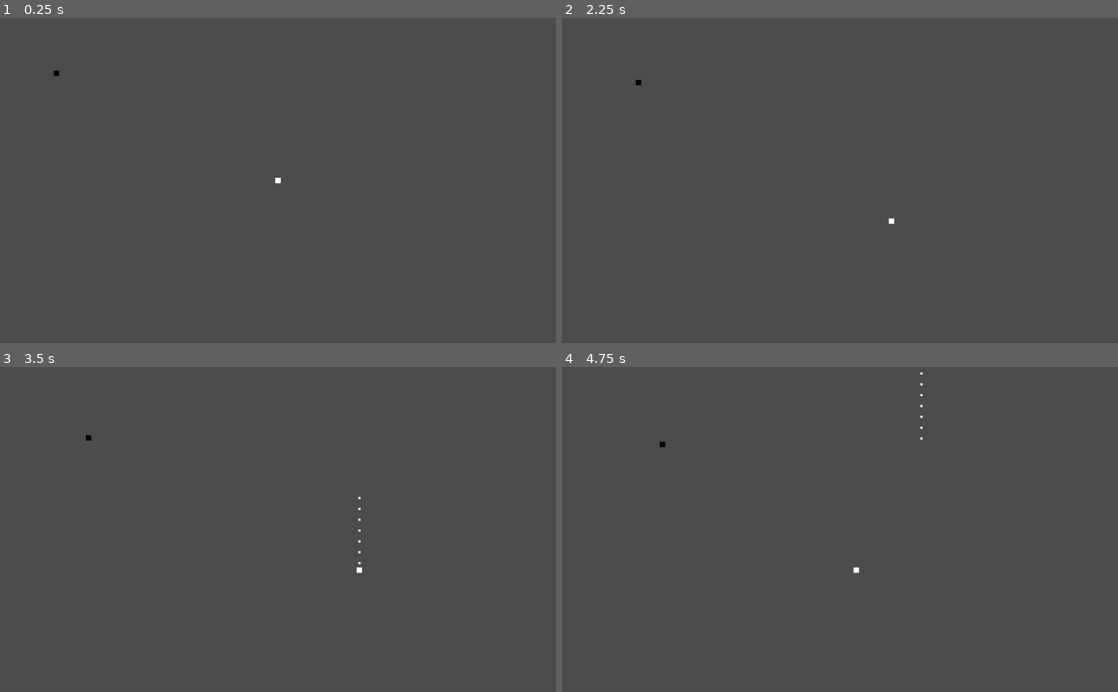
Above: before the commit, frames 1-4 (two rows, left to right).
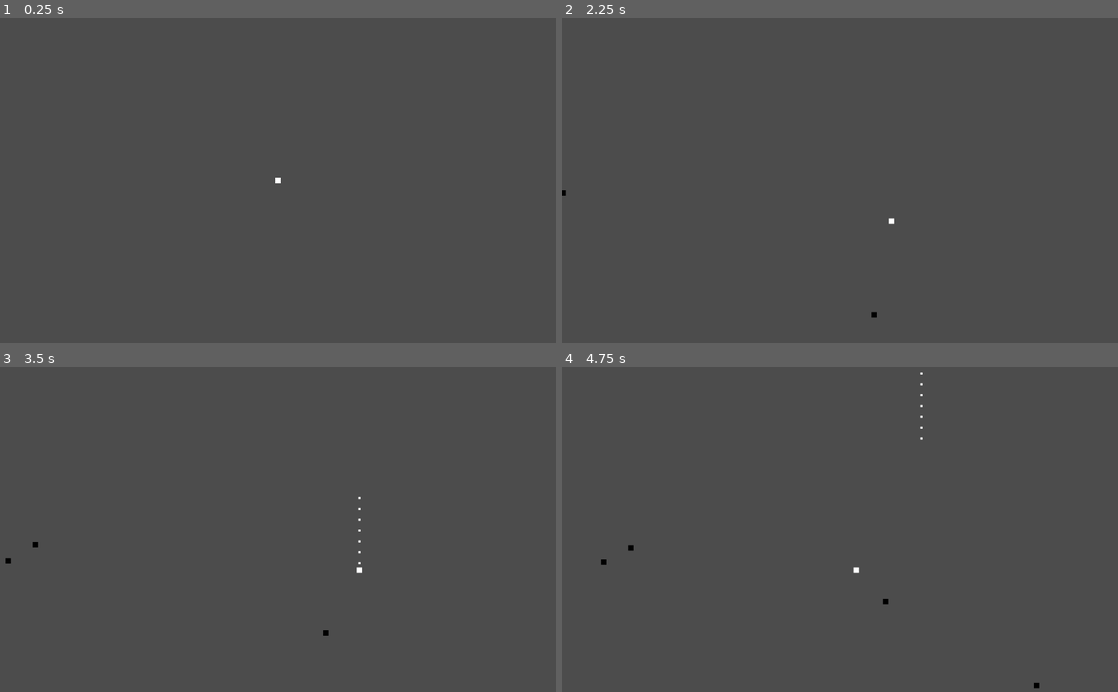
Above: after the commit, the same moments.

Repository: Blargansmarf/ClicheCowboy
Game: Godot game, scene res://scenes/level.tscn
Two runs of this game, one before a commit and one after it. Both use one fixed random seed, a clock stepped at 60 frames per second and the inputs below.
Inputs:
- Up to frame 1 (0.25 s): no input
- Up to frame 2 (2.25 s): tap Enter at 0.5 s; hold D (right) 0.53-1.28 s; hold S (down) 1.28-2.03 s; hold D (right) from 2.03 s (still down)
- Up to frame 3 (3.5 s): release D (right) at 2.78 s; hold Up (shoot_up) from 2.78 s (still down)
- Up to frame 4 (4.75 s): release Up (shoot_up) at 3.53 s; hold A (left) from 3.53 s (still down)

The runs differ from the first frame. In frame 1, less than 0.1% of the frame differs, in the area x 9-11%, y 16-18%; in frame 2, less than 0.1%; in frame 3, less than 0.1%; in frame 4, less than 0.1%, in the area x 7-86%, y 22-99%.

Commit message:
random enemy creation working, now bullets and deaths don't work

Diff:
--- a/clichecowboy/scripts/bandito.gd
+++ b/clichecowboy/scripts/bandito.gd
@@ -17,9 +17,8 @@
 func setDir(dir):
 	velocity = dir
 
-func _physics_process(delta):
+func _physics_process(_delta):
 	if alive:
-		print(health)
 		if health <= 0:
 			alive = false
 			pass
--- a/clichecowboy/scripts/game_controller.gd
+++ b/clichecowboy/scripts/game_controller.gd
@@ -13,6 +13,10 @@
 #trash is stored as type, position
 var trash = []
 
+var frameCount = 0
+export (int) var spawnRate = 60
+var rng = RandomNumberGenerator.new()
+
 onready var screenSize = get_viewport_rect().size
 
 # Called when the node enters the scene tree for the first time.
@@ -21,15 +25,12 @@
 	player.position = screenSize / 2
 	add_child(player)
 
-	enemies.append(banditoScn.instance())
-	enemies[-1].initStats(20, 100)
-	enemies[-1].setDir(Vector2(1, 0))
-	enemies[-1].position = Vector2(100, 100)
-	add_child(enemies[-1])
+	rng.randomize()
 
 
 # Called every frame. 'delta' is the elapsed time since the previous frame.
 func _physics_process(delta):
+	frameCount+=1
 	if player.shoot:
 		player.shoot = false
 		bullets.append(bulletScn.instance())
@@ -50,13 +51,15 @@
 			if !b.alive:
 				trash.append(Thing.BULLET)
 				trash.append(bullets.find(b))
-
+	if frameCount % spawnRate == 0:
+		generateEnemy()
 	cleanUp()
 
 func getSlope(src, dest):
 	return dest - src
 
 func cleanUp():
+	print(trash.size())
 	if !trash.empty():
 		if trash[0] == Thing.BULLET:
 			bullets[trash[1]].queue_free()
@@ -69,3 +72,19 @@
 			trash.remove(0)
 			trash.remove(0)
 		cleanUp()
+
+func generateEnemy():
+	enemies.append(banditoScn.instance())
+	enemies[-1].initStats(50, 1)
+	var loc = rng.randi_range(0, 3)
+	var pos = Vector2()
+	if  loc == 0:
+		pos = Vector2(rng.randi_range(-10, screenSize.x), -10)
+	elif loc == 1:
+		pos = Vector2(screenSize.x + 10, rng.randi_range(0, screenSize.y))
+	elif loc == 2:
+		pos = Vector2(rng.randi_range(-10, screenSize.x), screenSize.y + 10)
+	else:
+		pos = Vector2(-10, rng.randi_range(0, screenSize.y))
+	enemies[-1].position = pos
+	add_child(enemies[-1])
--- a/clichecowboy/scripts/player.gd
+++ b/clichecowboy/scripts/player.gd
@@ -27,10 +27,6 @@
 		if shootDelta >= shootCooldown:
 			canShoot = true
 			shootDelta = 0.0
-
-	for i in get_slide_count():
-		var collision = get_slide_collision(i)
-		print("Collided with: ", collision.collider.name)
 
 	player_input()
 	velocity = move_and_slide(velocity)
